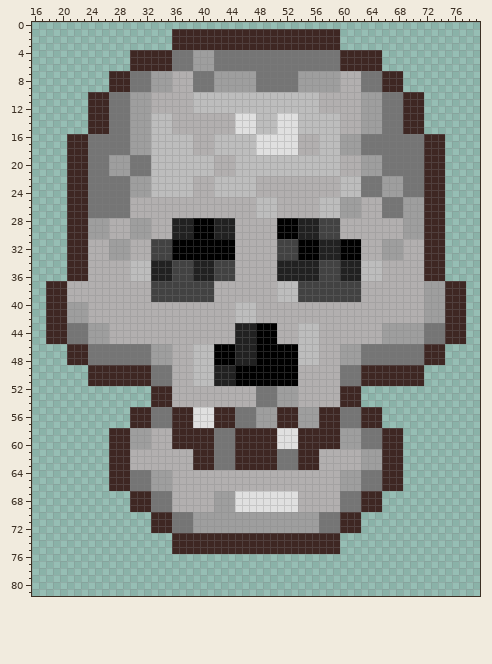
Sprite sheet -- MyFirstPro/sprites/Sprt_skeleton/3856f411-cb35-4887-b7e1-96ebcc9cca5a.png. The first picture shows the starting point.
The file is 96x96 pixels. Shown: x 16..79, y 0..81. The old version is drawn lined up with the new one.
Once edited:
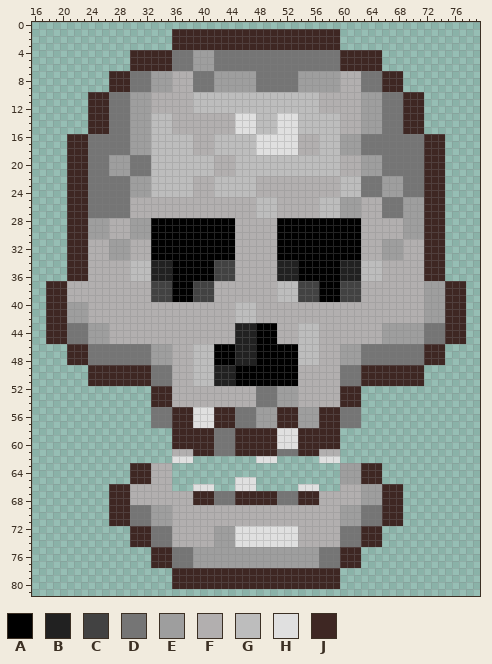
Palette (. is transparent): A #000000  B #212121  C #424242  D #757575  E #9e9e9e  F #b2afaf  G #bdbdbd  H #e0e0e0  J #3e2723
Difference:
whole drawing moved by +0,-5 (the old picture is shown already moved)
@@ x 31..64 @@
 27 FFFFFFFFFFFFFFFFFGGGFFFFFFGGGEEEFF
-28 EEFFFBBBAAABBBFFFFFFAAABBBCCCFFFFF
-29 EEFFFBBBAAABBBFFFFFFAAABBBCCCFFFFF
-30 EEFFFBBBAAABBBFFFFFFAAABBBCCCFFFFF
-31 FFCCCAAAAAAAAAFFFFFFCCCAAABBBAAAFF
-32 FFCCCAAAAAAAAAFFFFFFCCCAAABBBAAAFF
-33 FFCCCAAAAAAAAAFFFFFFCCCAAABBBAAAFF
-34 GGBBBCCCBBBCCCFFFFFFBBBBBBCCCBBBGG
-35 GGBBBCCCBBBCCCFFFFFFBBBBBBCCCBBBGG
-36 GGBBBCCCBBBCCCFFFFFFBBBBBBCCCBBBGG
-37 FFCCCCCCCCCFFFFFFFFFGGGCCCCCCCCCFF
-38 FFCCCCCCCCCFFFFFFFFFGGGCCCCCCCCCFF
-39 FFCCCCCCCCCFFFFFFFFFGGGCCCCCCCCCFF
+28 EEAAAAAAAAAAAAFFFFFFAAAAAAAAAAAAFF
+29 EEAAAAAAAAAAAAFFFFFFAAAAAAAAAAAAFF
+30 EEAAAAAAAAAAAAFFFFFFAAAAAAAAAAAAFF
+31 FFAAAAAAAAAAAAFFFFFFAAAAAAAAAAAAFF
+32 FFAAAAAAAAAAAAFFFFFFAAAAAAAAAAAAFF
+33 FFAAAAAAAAAAAAFFFFFFAAAAAAAAAAAAFF
+34 GGBBBAAAAAACCCFFFFFFBBBAAAAAABBBGG
+35 GGBBBAAAAAACCCFFFFFFBBBAAAAAABBBGG
+36 GGBBBAAAAAACCCFFFFFFBBBAAAAAABBBGG
+37 FFCCCAAACCCFFFFFFFFFGGGCCCAAACCCFF
+38 FFCCCAAACCCFFFFFFFFFGGGCCCAAACCCFF
+39 FFCCCAAACCCFFFFFFFFFGGGCCCAAACCCFF
 40 FFFFFFFFFFFFFFGGGFFFFFFFFFFFFFFFFF
@@ x 16..79 @@
 54 .................JJJFFFFFFFFFFFFDDDEEEFFFFFFJJJ.................
-55 ..............JJJDDDJJJHHHJJJDDDEEEJJJEEEJJJDDDJJJ..............
-56 ..............JJJDDDJJJHHHJJJDDDEEEJJJEEEJJJDDDJJJ..............
-57 ..............JJJDDDJJJHHHJJJDDDEEEJJJEEEJJJDDDJJJ..............
-58 ...........JJJEEEFFFJJJJJJDDDJJJJJJHHHJJJJJJEEEDDDJJJ...........
-59 ...........JJJEEEFFFJJJJJJDDDJJJJJJHHHJJJJJJEEEDDDJJJ...........
-60 ...........JJJEEEFFFJJJJJJDDDJJJJJJHHHJJJJJJEEEDDDJJJ...........
-61 ...........JJJFFFFFFFFFJJJDDDJJJJJJDDDJJJFFFFFFEEEJJJ...........
-62 ...........JJJFFFFFFFFFJJJDDDJJJJJJDDDJJJFFFFFFEEEJJJ...........
-63 ...........JJJFFFFFFFFFJJJDDDJJJJJJDDDJJJFFFFFFEEEJJJ...........
-64 ...........JJJDDDEEEFFFFFFFFFFFFFFFFFFFFFFFFEEEDDDJJJ...........
-65 ...........JJJDDDEEEFFFFFFFFFFFFFFFFFFFFFFFFEEEDDDJJJ...........
-66 ...........JJJDDDEEEFFFFFFFFFFFFFFFFFFFFFFFFEEEDDDJJJ...........
-67 ..............JJJDDDFFFFFFEEEHHHHHHHHHFFFFFFDDDJJJ..............
-68 ..............JJJDDDFFFFFFEEEHHHHHHHHHFFFFFFDDDJJJ..............
-69 ..............JJJDDDFFFFFFEEEHHHHHHHHHFFFFFFDDDJJJ..............
-70 .................JJJDDDEEEEEEEEEEEEEEEEEEDDDJJJ.................
-71 .................JJJDDDEEEEEEEEEEEEEEEEEEDDDJJJ.................
-72 .................JJJDDDEEEEEEEEEEEEEEEEEEDDDJJJ.................
-73 ....................JJJJJJJJJJJJJJJJJJJJJJJJ....................
-74 ....................JJJJJJJJJJJJJJJJJJJJJJJJ....................
-75 ....................JJJJJJJJJJJJJJJJJJJJJJJJ....................
-76 ................................................................
-77 ................................................................
-78 ................................................................
-79 ................................................................
-80 ................................................................
+55 .................DDDJJJHHHJJJDDDEEEJJJEEEJJJDDD.................
+56 .................DDDJJJHHHJJJDDDEEEJJJEEEJJJDDD.................
+57 .................DDDJJJHHHJJJDDDEEEJJJEEEJJJDDD.................
+58 ....................JJJJJJDDDJJJJJJHHHJJJJJJ....................
+59 ....................JJJJJJDDDJJJJJJHHHJJJJJJ....................
+60 ....................JJJJJJDDDJJJJJJHHHJJJJJJ....................
+61 ....................FFFJJJDDDJJJJJJDDDJJJFFF....................
+62 ....................HHH.........HHH......HHH....................
+63 ..............JJJFFF........................EEEJJJ..............
+64 ..............JJJFFF........................EEEJJJ..............
+65 ..............JJJFFF.........HHH............EEEJJJ..............
+66 ...........JJJFFFFFF...HHH...HHH......HHH...FFFEEEJJJ...........
+67 ...........JJJFFFFFFFFFJJJDDDJJJJJJDDDJJJFFFFFFEEEJJJ...........
+68 ...........JJJFFFFFFFFFJJJDDDJJJJJJDDDJJJFFFFFFEEEJJJ...........
+69 ...........JJJDDDEEEFFFFFFFFFFFFFFFFFFFFFFFFEEEDDDJJJ...........
+70 ...........JJJDDDEEEFFFFFFFFFFFFFFFFFFFFFFFFEEEDDDJJJ...........
+71 ...........JJJDDDEEEFFFFFFFFFFFFFFFFFFFFFFFFEEEDDDJJJ...........
+72 ..............JJJDDDFFFFFFEEEHHHHHHHHHFFFFFFDDDJJJ..............
+73 ..............JJJDDDFFFFFFEEEHHHHHHHHHFFFFFFDDDJJJ..............
+74 ..............JJJDDDFFFFFFEEEHHHHHHHHHFFFFFFDDDJJJ..............
+75 .................JJJDDDEEEEEEEEEEEEEEEEEEDDDJJJ.................
+76 .................JJJDDDEEEEEEEEEEEEEEEEEEDDDJJJ.................
+77 .................JJJDDDEEEEEEEEEEEEEEEEEEDDDJJJ.................
+78 ....................JJJJJJJJJJJJJJJJJJJJJJJJ....................
+79 ....................JJJJJJJJJJJJJJJJJJJJJJJJ....................
+80 ....................JJJJJJJJJJJJJJJJJJJJJJJJ....................
 81 ................................................................
Pixel boxes of the changes (left, top, right, bottom) in both pictures:
changed: (151, 218, 235, 302)
changed: (277, 218, 361, 302)
changed: (109, 407, 403, 589)
